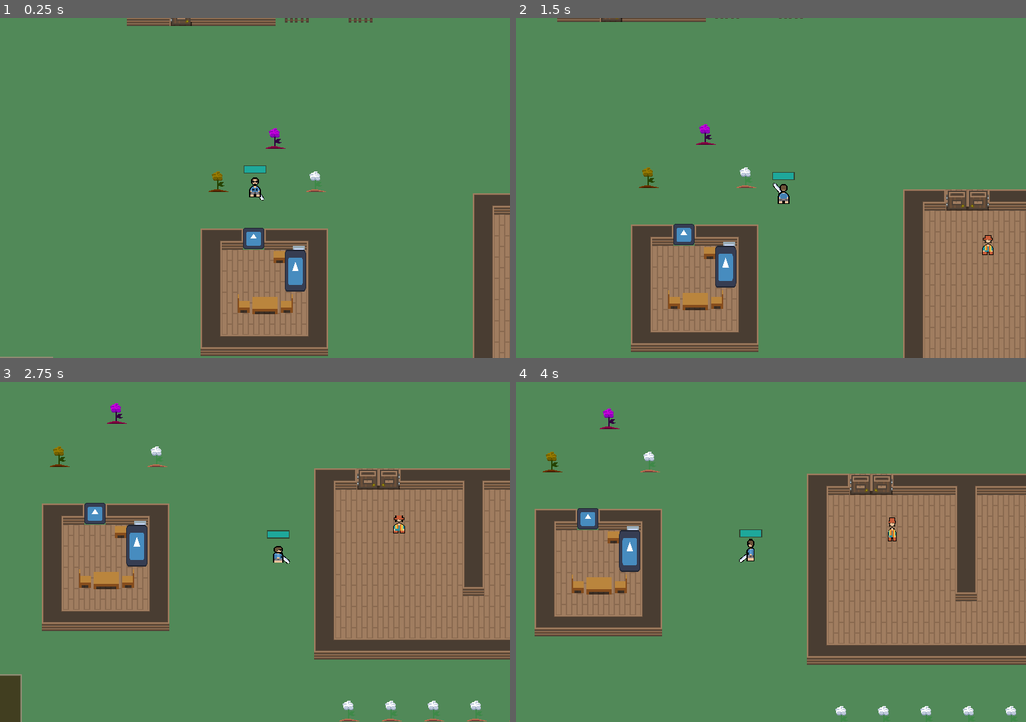
Above: before the commit, frames 1-4 (two rows, left to right).
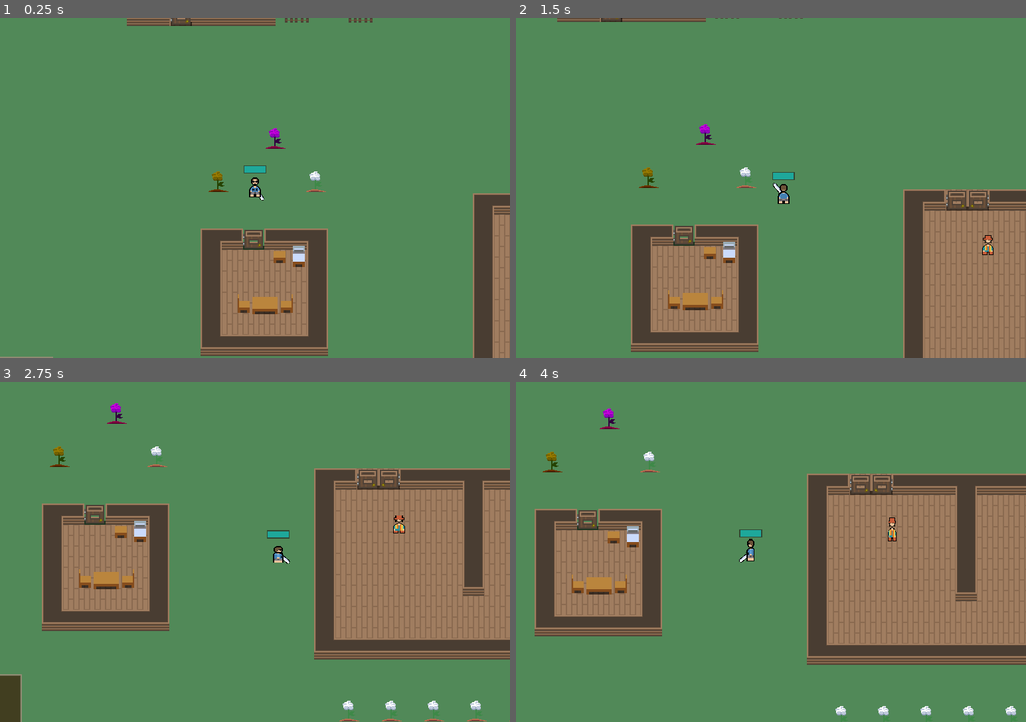
Above: after the commit, the same moments.

Repository: JJPSeno/bgjcalmbeforethestorm
Game: Godot game, scene res://World/world.tscn
Same seed, same stepped clock (60 frames per second), same inputs: the game is played once before the commit and once after it. The engine's default icon, where the game draws it, is replaced by a stand-in: a white triangle on a blue panel in a dark square.
Inputs:
- Up to frame 1 (0.25 s): no input
- Up to frame 2 (1.5 s): tap Enter at 0.5 s; hold D (right) 0.53-1.28 s; hold O (hit) 0.53-1.28 s; hold S (down) from 1.28 s (still down); tap W (movement) at 1.35 s
- Up to frame 3 (2.75 s): release S (down) at 2.03 s; hold D (right) from 2.03 s (still down); hold O (hit) from 2.03 s (still down)
- Up to frame 4 (4 s): release O (hit) at 2.78 s; tap W (movement) at 2.85 s; release D (right) at 3.53 s; hold A (left) from 3.53 s (still down); hold O (hit) from 3.53 s (still down)

The runs differ from the first frame. In frame 1, 0.8% of the frame differs, in the area x 47-61%, y 61-81%; in frame 2, 0.8%; in frame 3, 0.8%; in frame 4, 0.8%.

Commit message:
Fix for dialogue

Diff:
--- a/Components/dialogue/dialogueable.gd
+++ b/Components/dialogue/dialogueable.gd
@@ -22,6 +22,7 @@
 	for dialogue in dialogues:
 		if dialogue.evaluate_visibility():
 			current_diag = GameDialogueCursor.new(dialogue)
+			current_diag
 			return
 	assert(false, "%s has a dialogue behavior that couldnt find a dialogue" % get_parent().name)
 	return null
--- a/Entities/NPCS/Toolsmith/toolsmith.gd
+++ b/Entities/NPCS/Toolsmith/toolsmith.gd
@@ -3,8 +3,3 @@
 
 func interact():
 	print("You have interacted with the toolsmith")
-
-	# Temporary, change this to the actual system
-	for child in get_children():
-		if child.has_method("_on_interact"):
-			child._on_interact()
--- a/World/world.tscn
+++ b/World/world.tscn
@@ -1,10 +1,9 @@
-[gd_scene load_steps=27 format=4 uid="uid://oeljvrbyao71"]
+[gd_scene load_steps=26 format=4 uid="uid://oeljvrbyao71"]
 
 [ext_resource type="PackedScene" uid="uid://bhnoos5wf8m37" path="res://Entities/Player/player.tscn" id="1_m64ys"]
 [ext_resource type="PackedScene" uid="uid://8w0ml10hpnxd" path="res://World/Buildings/Player_Room_Bldg.tscn" id="2_87cis"]
-[ext_resource type="Texture2D" uid="uid://bip0d4p114dat" path="res://icon.svg" id="3_g8q8t"]
 [ext_resource type="PackedScene" uid="uid://bnu7gt00el3rr" path="res://World/Buildings/Carpenter_Bldg.tscn" id="4_bl0i6"]
-[ext_resource type="PackedScene" uid="uid://kfkmok2i6u6r" path="res://Entities/NPCS/Carpenter/carpenter.tscn" id="5_5spr1"]
+[ext_resource type="PackedScene" uid="uid://kfkmok2i6u6r" path="res://Entities/NPCS/carpenter/carpenter.tscn" id="5_5spr1"]
 [ext_resource type="PackedScene" uid="uid://be67annsivf7" path="res://World/Buildings/Tailors_Hut.tscn" id="5_kgqvn"]
 [ext_resource type="PackedScene" uid="uid://tkt6eauokv8m" path="res://Entities/NPCS/Tailor/tailor.tscn" id="6_dqhfu"]
 [ext_resource type="PackedScene" uid="uid://blhugsrkjmffk" path="res://World/Buildings/Toolsmithery.tscn" id="6_trm65"]
@@ -99,16 +98,6 @@
 position = Vector2(48, 40)
 metadata/_edit_lock_ = true
 
-[node name="Door2" type="Sprite2D" parent="Player_Room_Bldg"]
-position = Vector2(80, 15)
-scale = Vector2(0.25, 0.25)
-texture = ExtResource("3_g8q8t")
-
-[node name="Bed2" type="Sprite2D" parent="Player_Room_Bldg"]
-position = Vector2(143, 63.5)
-scale = Vector2(0.25, 0.492188)
-texture = ExtResource("3_g8q8t")
-
 [node name="Carpenter_Bldg" parent="." instance=ExtResource("4_bl0i6")]
 position = Vector2(-63, -457)
 metadata/_edit_lock_ = true
